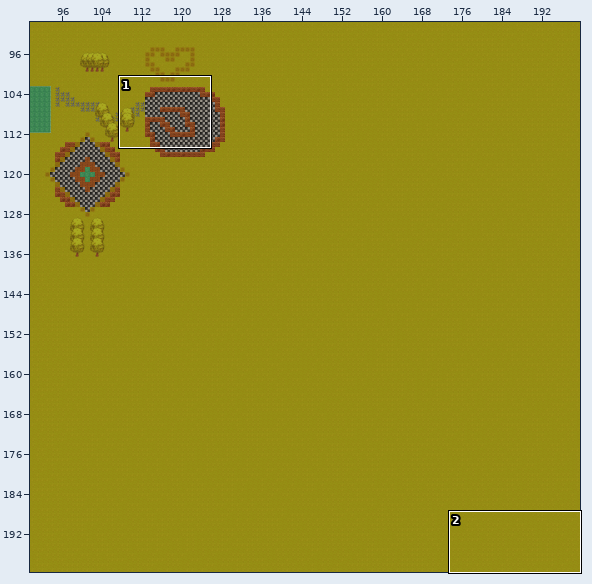
Tiled map, stored at assets/Map/extruded_test.tmx. The picture above shows the old version from afar; the outline marks the close-up.
Close-up. Earlier state:
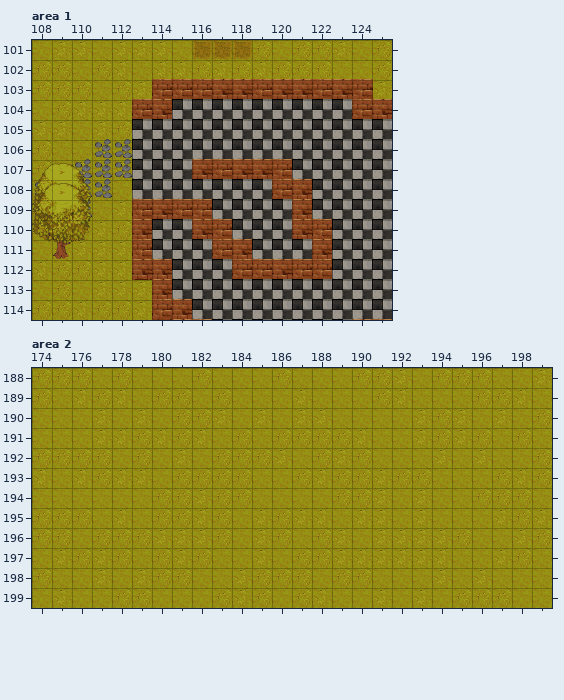
Cells are 32x32 px. Shown: area 1 x 108..125, y 101..114; area 2 x 174..199, y 188..199. The commit also changed other parts of the map, which this record leaves out.
Now the later version:
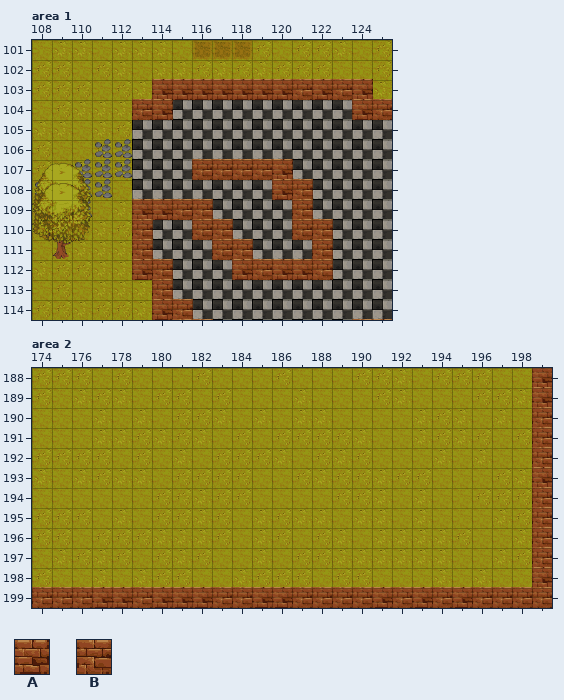
Key: from "tileset_extruded": A 22, B 28.
_ is an empty cell.
Changes in this commit:
Layer "Leaves 1", area 1:
The edit adds tile A in row 103 at x 114 to 120, 122 and 124; in row 104 at x 114 and 124; in rows 107 to 108 at x 120; in row 109 at x 113 to 114; in row 112 at x 118 and 120 to 121; in row 114 at x 114.
The edit adds tile B in row 103 at x 121 and 123; in row 104 at x 113 and 125; in row 107 at x 116 to 119; in row 108 at x 121; in row 109 at x 115 to 116 and 121; in row 110 at x 113, 116 to 117 and 121 to 122.
The edit adds tile B in row 111 at x 113, 117 to 118 and 122; in row 112 at x 114, 119 and 122; in row 113 at x 114; in row 114 at x 115.
Layer "Leaves 1", area 2:
The edit adds tile A in rows 188 to 189 at x 199; in row 193 at x 199; in row 198 at x 199; in row 199 at x 177 to 178, 180 to 182, 185 to 186, 191, 193 and 195.
The edit adds tile B in rows 190 to 192 at x 199; in rows 194 to 197 at x 199; in row 199 at x 174 to 176, 179, 183 to 184, 187 to 190, 192, 194 and 196 to 199.
